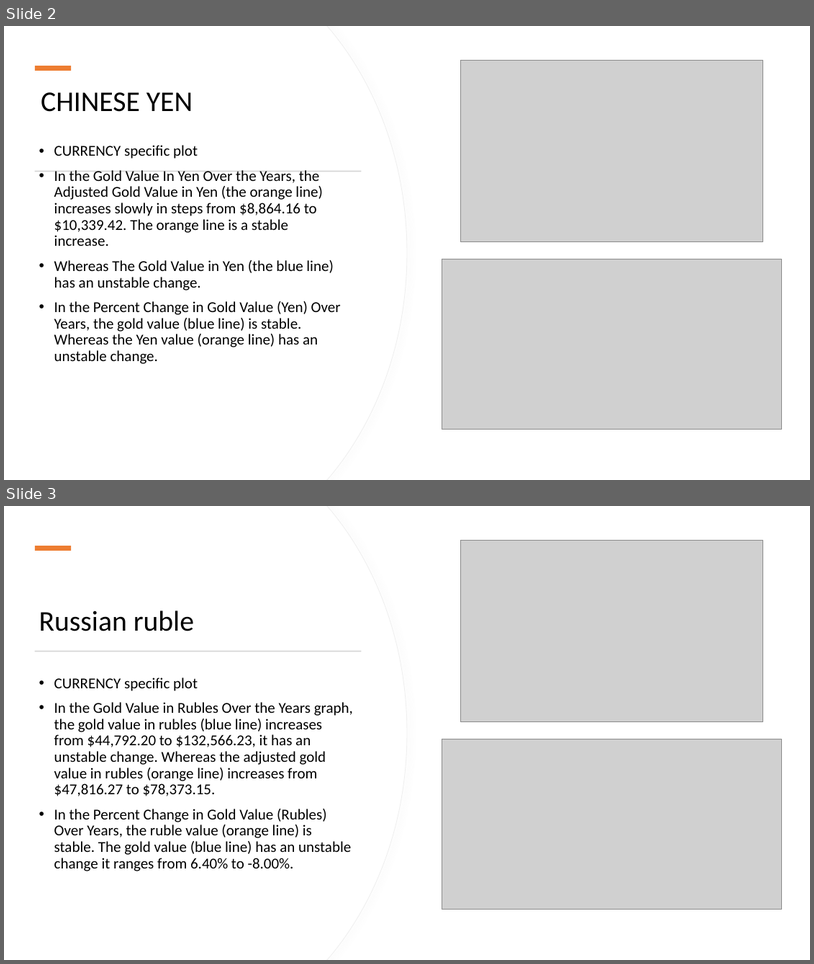
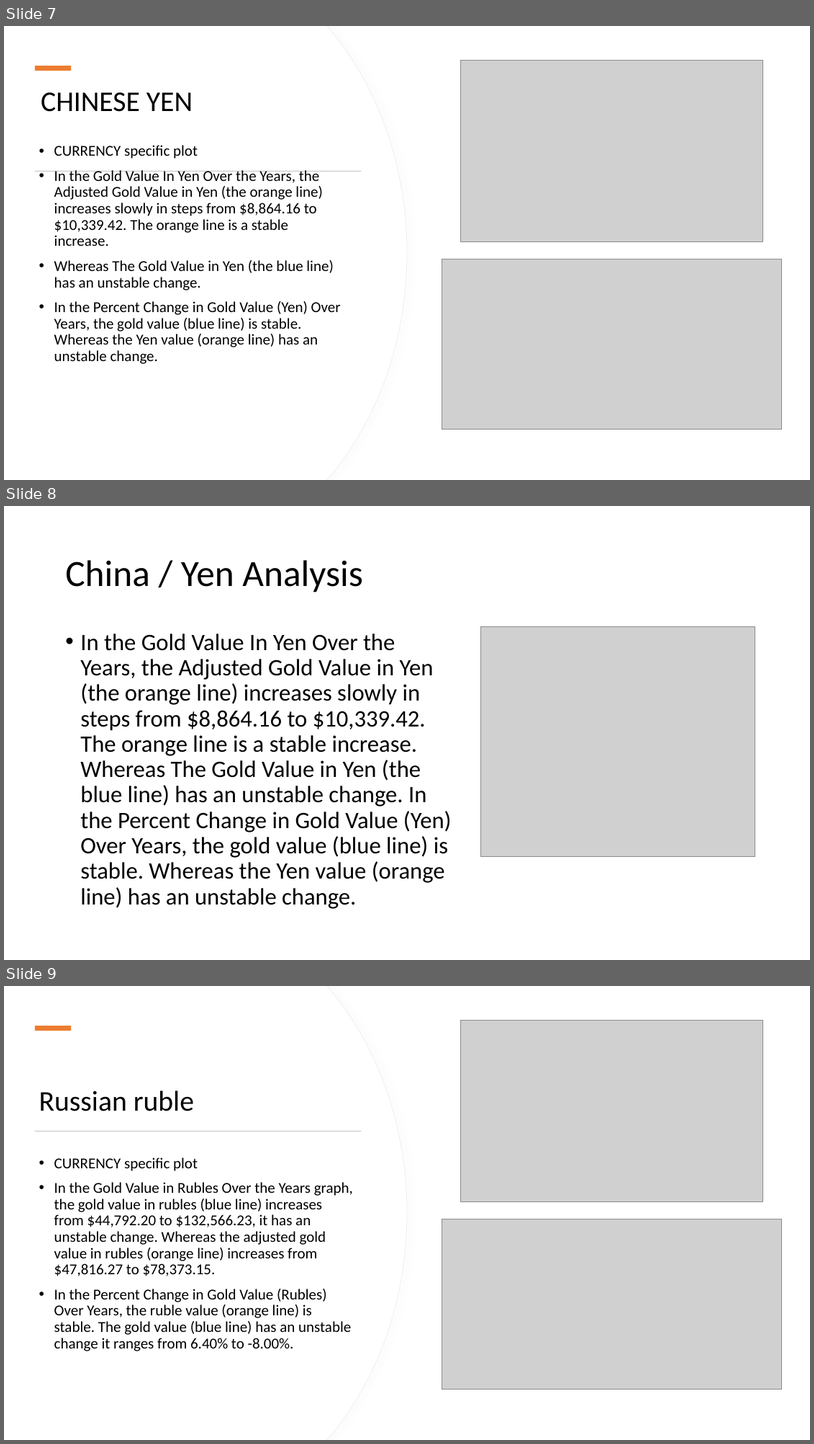
Before and after one commit to BrennanB572/Gold_Price_vs_Inflation, a slide deck: Slideshow with Flow Charts Group Project 1.pptx. Shown one above the other, each under a label of ours: slides 2 and 3 before the commit, slides 7, 8 and 9 after it. The pictures are 814x964 and 814x1444 pixels, drawn with LibreOffice and Linux fonts; fonts in the diff are those of the drawing; grey boxes stand for pictures. Boxes give left, top, right and bottom in pixels: in the first picture for what was removed or moved away, otherwise in the second. Text is boxed around its words. In the diff, an @@ line names an element or a change of style, - is before the commit and + after.

```diff
--- a/Slideshow with Flow Charts Group Project 1.pptx
+++ b/Slideshow with Flow Charts Group Project 1.pptx
@@ slide 8 added at [4, 506, 810, 960], background #FFFFFF @@
@@ title added at [65, 560, 363, 592], 44 pt, text #000000 @@
+China / Yen Analysis
@@ text added at [80, 633, 452, 908], 28 pt, text #000000 @@
+• In the Gold Value In Yen Over the Years, the Adjusted Gold Value in Yen (the orange line) increases slowly in steps from $8,864.16 to $10,339.42. The orange line is a stable increase. Whereas The Gold Value in Yen (the blue line) has an unstable change. In the Percent Change in Gold Value (Yen) Over Years, the gold value (blue line) is stable. Whereas the Yen value (orange line) has an unstable change.
@@ picture added at [481, 627, 756, 856] @@
@@ what was slide 2 is now slide 7 @@
@@ what was slide 3 is now slide 9 @@
```
Also in this commit, not shown: 9 other slides added, 39 other files.
